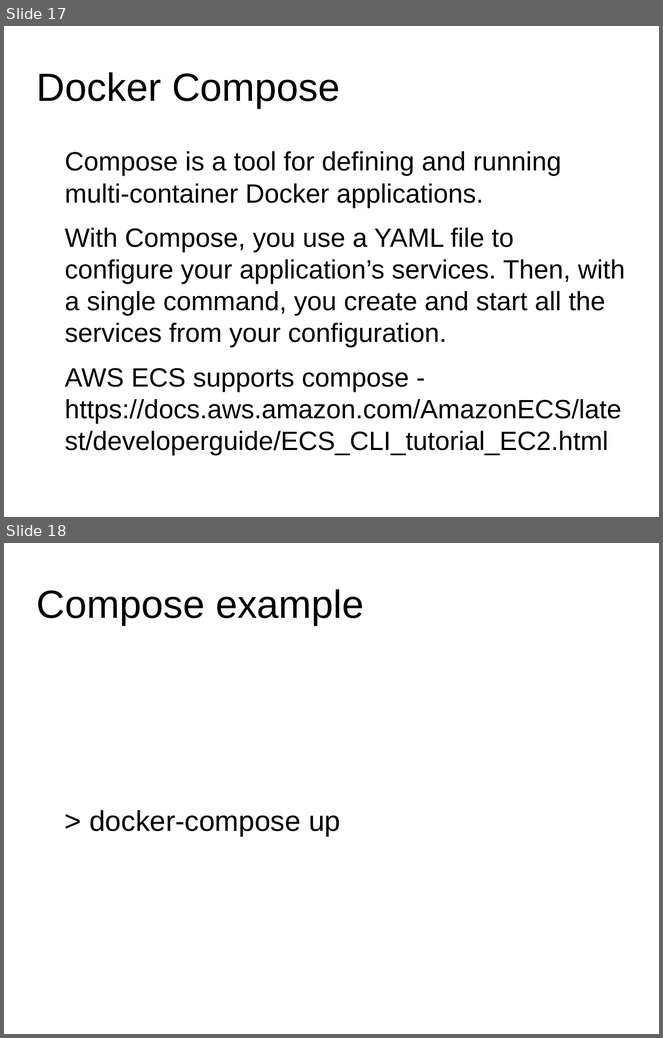
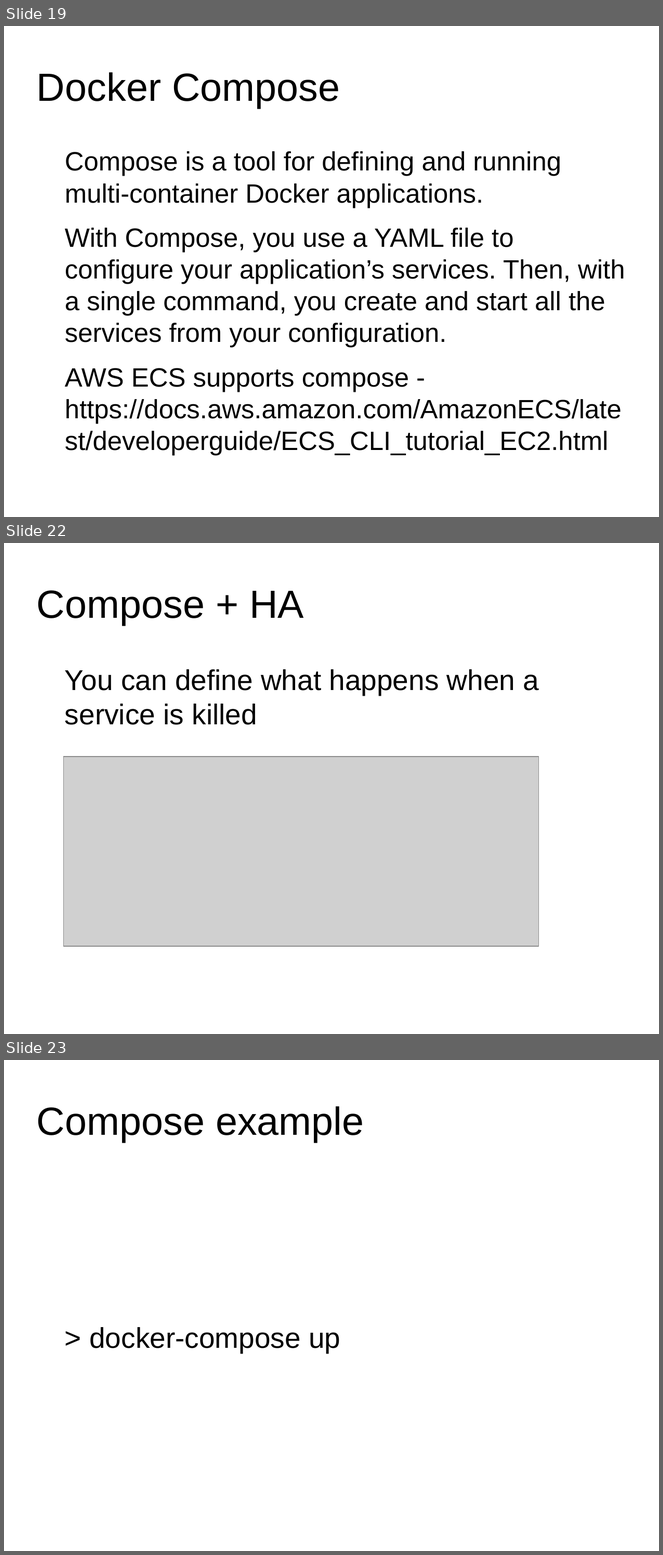
Before and after one commit to meshuga/docker-training, a slide deck: workshop.odp. Shown one above the other, each under a label of ours: slides 17 and 18 before the commit, slides 19, 22 and 23 after it; the slides between them are not shown. The pictures are 663x1038 and 663x1555 pixels, drawn with LibreOffice and Linux fonts; fonts in the diff are those of the drawing; grey boxes stand for pictures; background and template pictures are left out. Boxes give left, top, right and bottom in pixels: in the first picture for what was removed or moved away, otherwise in the second. Text is boxed around its words. In the diff, an @@ line names an element or a change of style, - is before the commit and + after.

```diff
--- a/workshop.odp
+++ b/workshop.odp
@@ slide 22 added at [4,543,659,1034], background #FFFFFF @@
@@ title added at [37,590,304,625], 47.6 pt, text #000000 @@
+Compose + HA
@@ text added at [65,669,540,725], 34.7 pt, text #000000 @@
+You can define what happens when a service is killed
@@ picture added at [63,757,451,912] @@
@@ picture added at [63,757,539,947] @@
@@ what was slide 17 is now slide 19 @@
@@ what was slide 18 is now slide 23 @@
```
Also in this commit, not shown: 4 other slides added, 1 other file.
